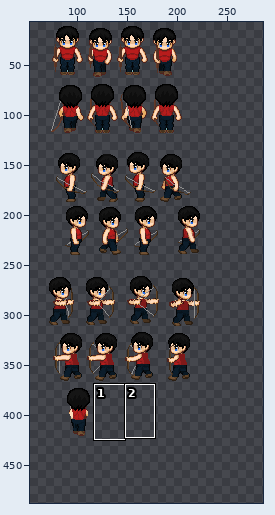
Sprite sheet: Assets/Sprites/Characters/Main Character/mc_bow.png. Above: a wide view before the commit, with the close-up outlined.
Close-up. As it was:
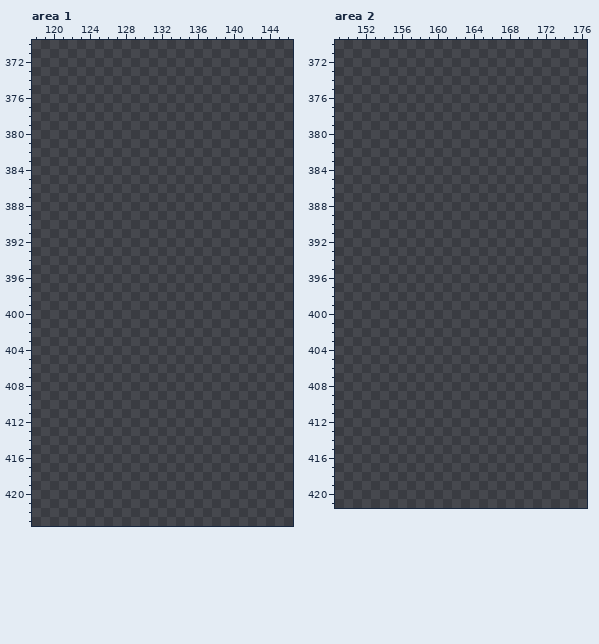
The file is 309x503 pixels. Colours within 5 levels of each other are drawn and written as one. Shown: area 1: x 118..146, y 370..423; area 2: x 149..176, y 370..421. The wide view leaves out empty margins. The commit also changed other parts of the picture, which this record leaves out.
And afterwards:
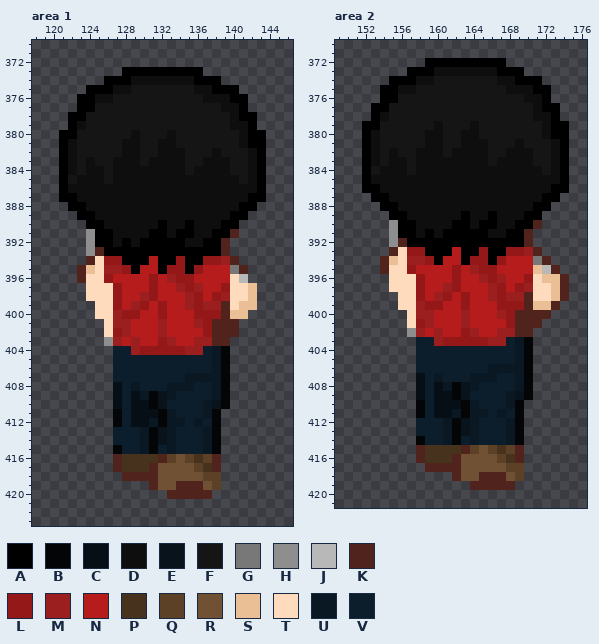
Palette (. is transparent): A #000000  B #030507  C #050f15  D #0e0e0e  E #08131c  F #151515  G #787878  H #8e8e8e  J #b8b8b8  K #50231d  L #951818  M #9c1f1f  N #b71c1c  P #47321e  Q #5c4127  R #715134  S #ebbf96  T #ffdbbd  U #091823  V #0c1d2b
Changes in this commit:
--- area 1
@@ x 118..146 @@
 372 .............................
-373 .............................
-374 .............................
-375 .............................
-376 .............................
-377 .............................
-378 .............................
-379 .............................
-380 .............................
-381 .............................
-382 .............................
-383 .............................
-384 .............................
-385 .............................
-386 .............................
-387 .............................
-388 .............................
-389 .............................
-390 .............................
-391 .............................
-392 .............................
-393 .............................
-394 .............................
-395 .............................
-396 .............................
-397 .............................
-398 .............................
-399 .............................
-400 .............................
-401 .............................
-402 .............................
-403 .............................
-404 .............................
-405 .............................
-406 .............................
-407 .............................
-408 .............................
-409 .............................
-410 .............................
-411 .............................
-412 .............................
-413 .............................
-414 .............................
-415 .............................
-416 .............................
-417 .............................
-418 .............................
-419 .............................
-420 .............................
+373 ..........AAAAAAAAA..........
+374 ........AAADDDDDDDAAA........
+375 ......AAADDFFFFFFFDDAAA......
+376 .....AADDFFFFFFFFFFDDDAA.....
+377 .....AAFFFFFFFFFFFFFFDDA.....
+378 ....AAFFFFFFFFFFFFFFFFDAA....
+379 ....ADFFFFFFFFFFFFFFFFDDA....
+380 ...AAFFFFFFDFFFDFFFFFFFDAA...
+381 ...ADFFFFFDDFFDDFFFFFFFDAA...
+382 ...ADFFFFFDDFFDDDFFFDFFFDA...
+383 ...ADFDFFDDDFDDDDFFDDDFFDA...
+384 ...ADFDDFDDDDDDDDFDDDDFFDA...
+385 ...AFDDDFDDDDDDDDDDDDDDFDA...
+386 ...ADDDDDDDDDDDDDDDDDDDDDA...
+387 ...AADDDDDDDDDDDDDDDDDDDAA...
+388 ....AADDDDDDDDDDDDDDDDDAA....
+389 .....AADDDDDDDDDDDDDDDAA.....
+390 ......AADDDDDDADDADDDAA......
+391 ......HAADDDDAADAADDAAK......
+392 ......HAADADAAAAADDAAK.......
+393 ......HKAAAAAAAAAAAAAK.......
+394 ......KTLLAAANAALAALLMK......
+395 .....KSTMMLANNALLALNNNGK.....
+396 .....KTTLNNNNLNMLLNNNNTJ.....
+397 ......TTTLNNNLNNMLMNNLTTS....
+398 ......TTTLNNMLNNNMLNLMTTS....
+399 .......TTLNMLNLNNMLMMKTSS....
+400 .......TTMLLNNLNNNLLLKSS.....
+401 ........TMMNNNMNNNMLKKK......
+402 ........TLMNNNMNNNNLKKK......
+403 ........HMNMNNLMNNMMKK.......
+404 .........VVMLLLLLMMVUB.......
+405 .........VVVVVVVVVVVUB.......
+406 .........VVVVVVVVVVVUB.......
+407 .........VVVVVVVVUUUUB.......
+408 .........CVUVVVUUUVVUB.......
+409 .........CVCUBEUVVVVUB.......
+410 .........CVCCBEVVVVUEB.......
+411 .........BVCCCBUVVVUB........
+412 .........BVCCUBUUVUVB........
+413 .........VVVUBEUVVVUB........
+414 .........VVVUBEUVVVUB........
+415 .........BVVUBVUVVVUB........
+416 .........KPPPPKQRQPQK........
+417 .........KPPPKRRRRQPK........
+418 ..........KKKKRRRRRQQ........
+419 .............KRRKKKRQ........
+420 ...............KKKKK.........
 421 .............................
--- area 2
@@ x 149..176 @@
 371 ............................
-372 ............................
-373 ............................
-374 ............................
-375 ............................
-376 ............................
-377 ............................
-378 ............................
-379 ............................
-380 ............................
-381 ............................
-382 ............................
-383 ............................
-384 ............................
-385 ............................
-386 ............................
-387 ............................
-388 ............................
-389 ............................
-390 ............................
-391 ............................
-392 ............................
-393 ............................
-394 ............................
-395 ............................
-396 ............................
-397 ............................
-398 ............................
-399 ............................
-400 ............................
-401 ............................
-402 ............................
-403 ............................
-404 ............................
-405 ............................
-406 ............................
-407 ............................
-408 ............................
-409 ............................
-410 ............................
-411 ............................
-412 ............................
-413 ............................
-414 ............................
-415 ............................
-416 ............................
-417 ............................
-418 ............................
-419 ............................
+372 ..........AAAAAAAAA.........
+373 ........AAADDDDDDDAAA.......
+374 ......AAADDFFFFFFFDDAAA.....
+375 .....AADDFFFFFFFFFFDDDAA....
+376 .....AAFFFFFFFFFFFFFFDDA....
+377 ....AAFFFFFFFFFFFFFFFFDAA...
+378 ....ADFFFFFFFFFFFFFFFFDDA...
+379 ...AAFFFFFFDFFFDFFFFFFFDAA..
+380 ...ADFFFFFDDFFDDFFFFFFFDAA..
+381 ...ADFFFFFDDFFDDDFFFDFFFDA..
+382 ...ADFDFFDDDFDDDDFFDDDFFDA..
+383 ...ADFDDFDDDDDDDDFDDDDFFDA..
+384 ...AFDDDFDDDDDDDDDDDDDDFDA..
+385 ...ADDDDDDDDDDDDDDDDDDDDDA..
+386 ...AADDDDDDDDDDDDDDDDDDDAA..
+387 ....AADDDDDDDDDDDDDDDDDAA...
+388 .....AADDDDDDDDDDDDDDDAA....
+389 ......AADDDDDDADDADDDAA.....
+390 ......HAADDDDAADAADDAAK.....
+391 ......HAADADAAAAADDAAK......
+392 ......HKAAAAAAAAAAAAAK......
+393 ......KTLLAAANAALAALLMK.....
+394 .....KSTMMLANNALLALNNNGK....
+395 .....KTTLNNNNLNMLLNNNNSJK...
+396 ......TTTLNNNLNNMLMNNLTSSK..
+397 ......TTTLNNMLNNNMLNLMTTSK..
+398 .......TTLNMLNLNNMLMMKTTSK..
+399 .......TTMLLNNLNNNLLLKSSK...
+400 ........TMMNNNMNNNMLKKKK....
+401 ........TLMNNNMNNNNLKKK.....
+402 ........HMNMNNLMNNMMKK......
+403 .........VVMLLLLLMMVUB......
+404 .........VVVVVVVVVVVUB......
+405 .........VVVVVVVVVVVUB......
+406 .........VVVVVVVVUUUUB......
+407 .........CVUVVVUUUVVUB......
+408 .........CVCUBEUVVVVUB......
+409 .........CVCCBEVVVVUEB......
+410 .........BVCCCBUVVVUB.......
+411 .........BVCCUBUUVUVB.......
+412 .........VVVUBEUVVVUB.......
+413 .........VVVUBEUVVVUB.......
+414 .........BVVUBVUVVVUB.......
+415 .........KPPPPKQRQPQK.......
+416 .........KPPPKRRRRQPK.......
+417 ..........KKKKRRRRRQQ.......
+418 .............KRRKKKRQ.......
+419 ...............KKKKK........
 420 ............................
Boxes around the changes in both close-ups, in picture pixels (x1, y1, x2, y2):
added: (59, 67, 266, 499)
added: (362, 58, 569, 490)
